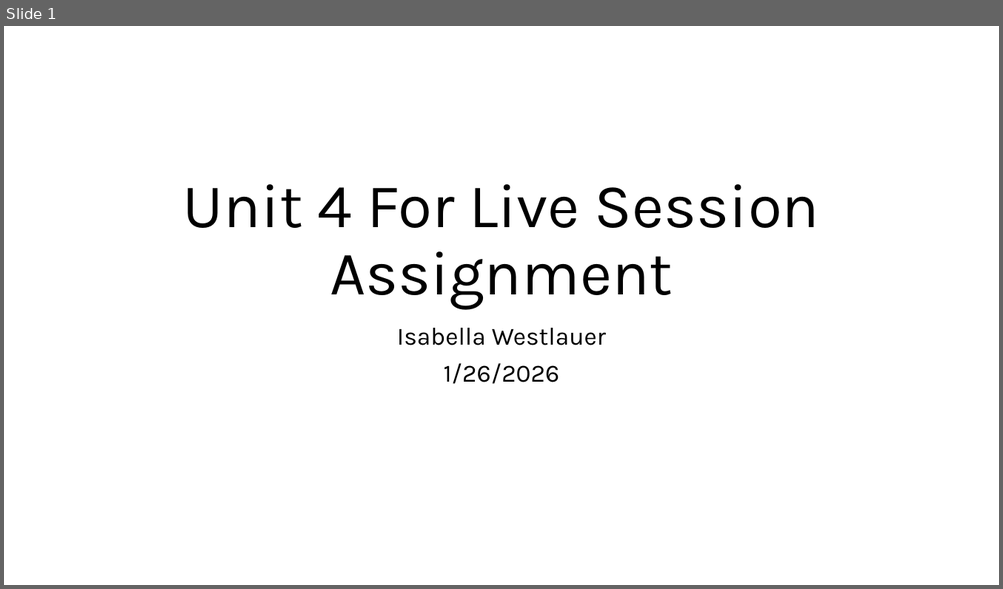
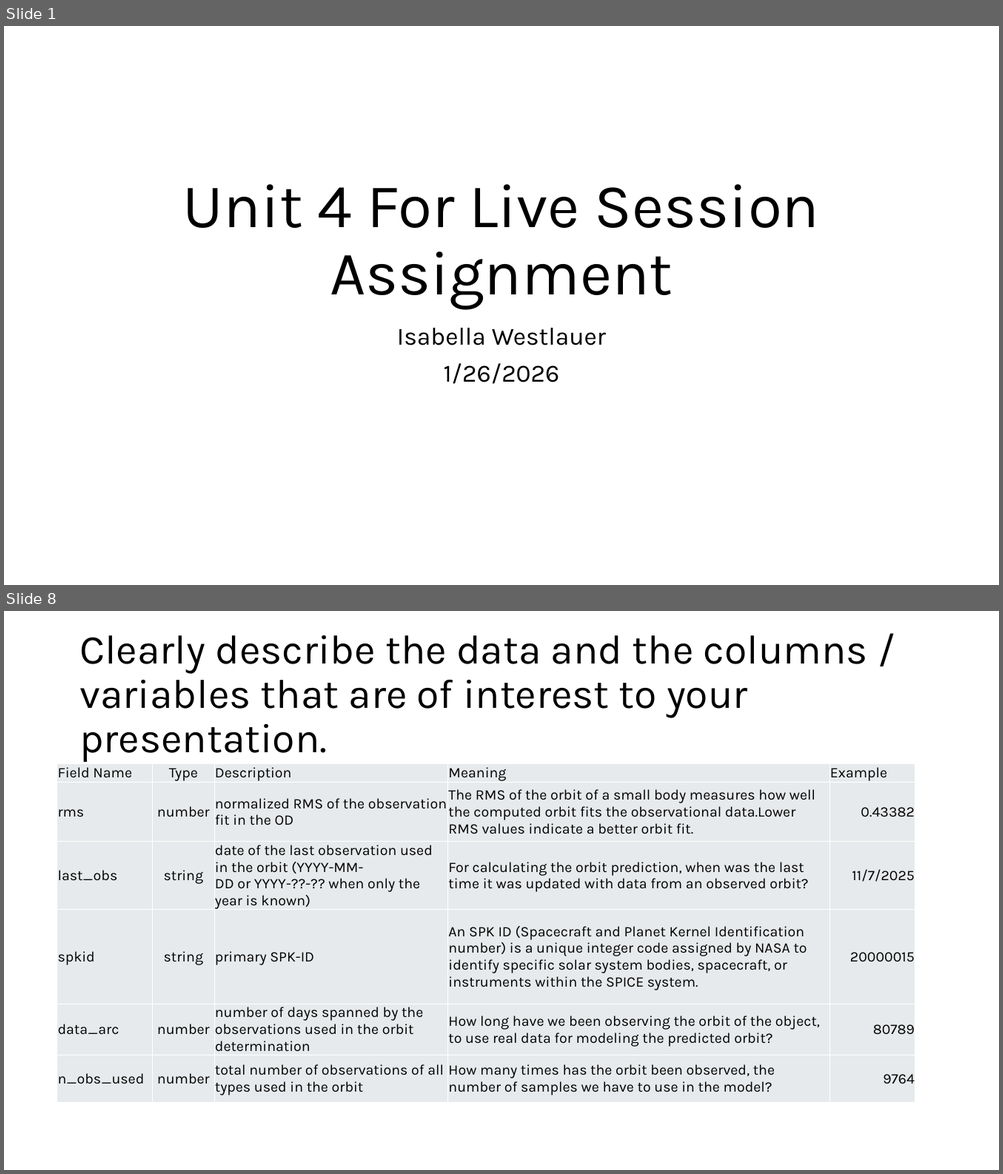
Before and after one commit to Iwestlauer/doing_data_science, a slide deck: Unit 4 Tidyverse/Isabella_Westlauer_FLS_Unit4.pptx. Shown one above the other, each under a label of ours: slide 1 before the commit, slides 1 and 8 after it; the slides between them are not shown. The pictures are 1003x589 and 1003x1174 pixels, drawn with LibreOffice and Linux fonts; fonts in the diff are those of the drawing. Boxes give left, top, right and bottom in pixels: in the first picture for what was removed or moved away, otherwise in the second. Text is boxed around its words. In the diff, an @@ line names an element or a change of style, - is before the commit and + after.

Commit message:
updated NASA API Rmd, and XML Scraping Rmd

```diff
--- a/Unit 4 Tidyverse/Isabella_Westlauer_FLS_Unit4.pptx
+++ b/Unit 4 Tidyverse/Isabella_Westlauer_FLS_Unit4.pptx
@@ slide 8 added at (4, 611, 999, 1170), background #FFFFFF @@
@@ title added at (79, 635, 868, 762), 39.6 pt, text #000000 @@
+Clearly describe the data and the columns / variables that are of interest to your presentation.
@@ table added at (57, 764, 915, 1099), 6 rows, 5 columns @@
+Field Name | Type | Description | Meaning | Example
+rms | number | normalized RMS of the observation fit in the OD | The RMS of the orbit of a small body measures how well the computed orbit fits the observational data.Lower RMS values indicate a better orbit fit. | 0.43382
+last_obs | string | date of the last observation used in the orbit (YYYY-MM-DD or YYYY-??-?? when only the year is known) | For calculating the orbit prediction, when was the last time it was updated with data from an observed orbit? | 11/7/2025
+spkid | string | primary SPK-ID | An SPK ID (Spacecraft and Planet Kernel Identification number) is a unique integer code assigned by NASA to identify specific solar system bodies, spacecraft, or instruments within the SPICE system. | 20000015
+data_arc | number | number of days spanned by the observations used in the orbit determination | How long have we been observing the orbit of the object, to use real data for modeling the predicted orbit? | 80789
+n_obs_used | number | total number of observations of all types used in the orbit | How many times has the orbit been observed, the number of samples we have to use in the model? | 9764
```
Also in this commit, not shown: 4 slides changed, 9 other slides added, 2 slides removed, 7 other files.
